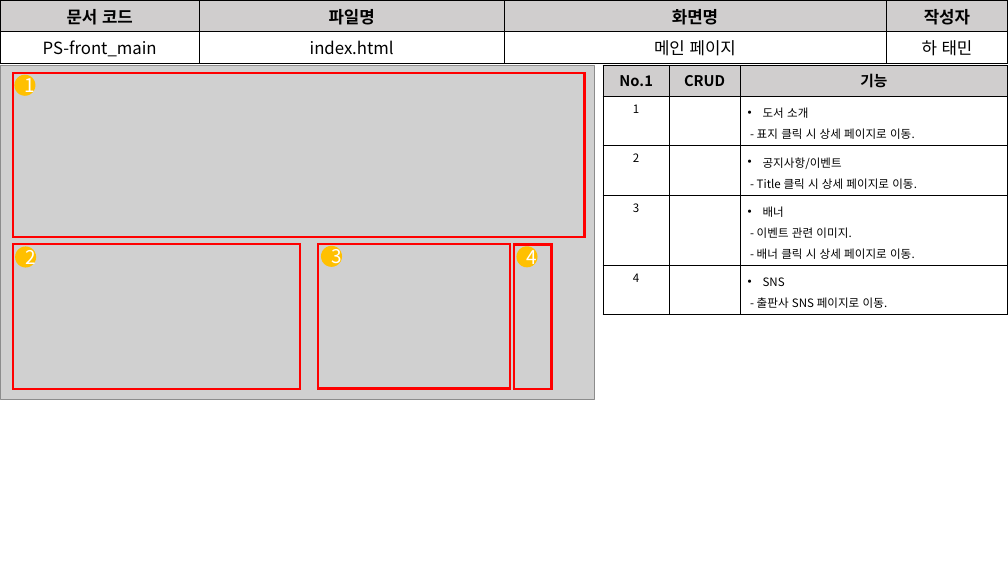
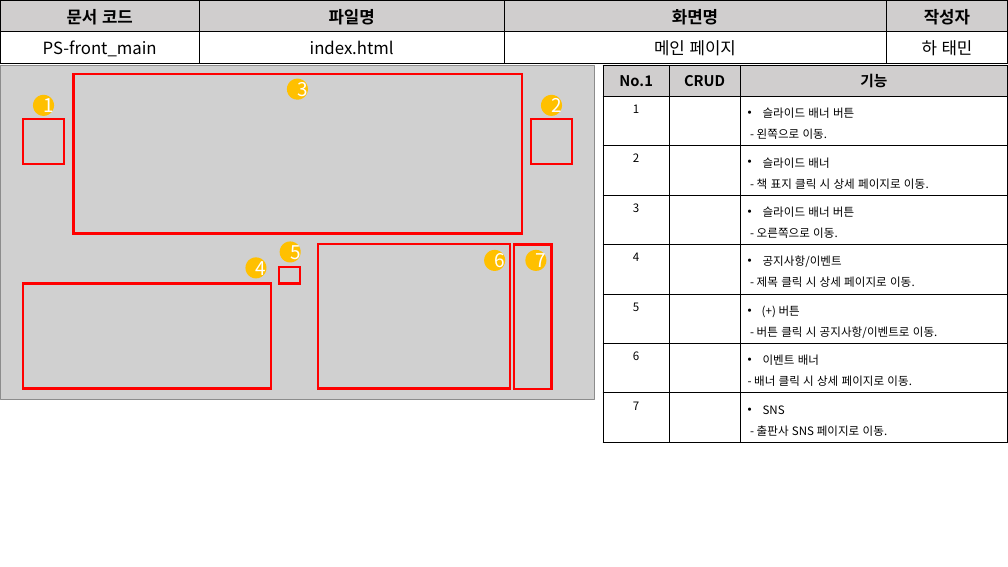
Before and after one commit to David-Ha-1217/Publisher_Portfolio, a slide deck: slide 7 of Documents/화면설계서.pptx. Drawn at 1008x567 pixels with LibreOffice and Linux fonts; fonts in the diff are those of the drawing; grey boxes stand for pictures. Boxes give left, top, right and bottom in pixels: in the first picture for what was removed or moved away, otherwise in the second. Text is boxed around its words. In the diff, an @@ line names an element or a change of style, - is before the commit and + after.

```diff
--- a/Documents/화면설계서.pptx
+++ b/Documents/화면설계서.pptx
@@ rectangle: place and size @@
-rectangle at (13,73,585,237)
+rectangle at (73,74,522,234)
@@ ellipse "3": place and size @@
-ellipse "3" at (321,246,343,267)
+ellipse "3" at (287,79,309,100)
@@ table at (603,66,1008,440) @@
-row 2: 1 |  | 도서 소개 / - 표지 클릭 시 상세 페이지로 이동.
-row 3: 2 |  | 공지사항/이벤트 / - Title 클릭 시 상세 페이지로 이동.
-row 4: 3 |  | 배너 / - 이벤트 관련 이미지. / - 배너 클릭 시 상세 페이지로 이동.
-row 5: 4 |  | SNS / - 출판사 SNS 페이지로 이동.
+row 2: 1 |  | 슬라이드 배너 버튼 / - 왼쪽으로 이동.
+row 3: 2 |  | 슬라이드 배너 / - 책 표지 클릭 시 상세 페이지로 이동.
+row 4: 3 |  | 슬라이드 배너 버튼 / - 오른쪽으로 이동.
+row 5: 4 |  | 공지사항/이벤트 / - 제목 클릭 시 상세 페이지로 이동.
+row 6: 5 |  | (+) 버튼 / - 버튼 클릭 시 공지사항/이벤트로 이동.
+row 7: 6 |  | 이벤트 배너 / - 배너 클릭 시 상세 페이지로 이동.
+row 8: 7 |  | SNS / - 출판사 SNS 페이지로 이동.
@@ rectangle added at (23,119,64,164), outline #FF0000 2.25 pt @@
@@ ellipse "1": place and size @@
-ellipse "1" at (14,75,36,96)
+ellipse "1" at (33,95,54,116)
@@ rectangle added at (531,119,572,164), outline #FF0000 2.25 pt @@
@@ ellipse "2": place and size @@
-ellipse "2" at (15,247,36,268)
+ellipse "2" at (541,95,563,116)
@@ ellipse "4": place and size @@
-ellipse "4" at (516,247,538,268)
+ellipse "4" at (246,257,267,278)
@@ rectangle added at (279,267,300,284), outline #FF0000 2.25 pt @@
@@ ellipse added at (280,241,301,262), fill #FFC000, 18 pt, text #FFFFFF @@
+5
@@ ellipse added at (484,250,505,271), fill #FFC000, 18 pt, text #FFFFFF @@
+6
@@ ellipse added at (526,250,547,271), fill #FFC000, 18 pt, text #FFFFFF @@
+7
@@ rectangle: place and size @@
-rectangle at (13,244,300,389)
+rectangle at (23,284,271,389)
```
Also in this commit, not shown: 7 other slides changed, 2 other files.
